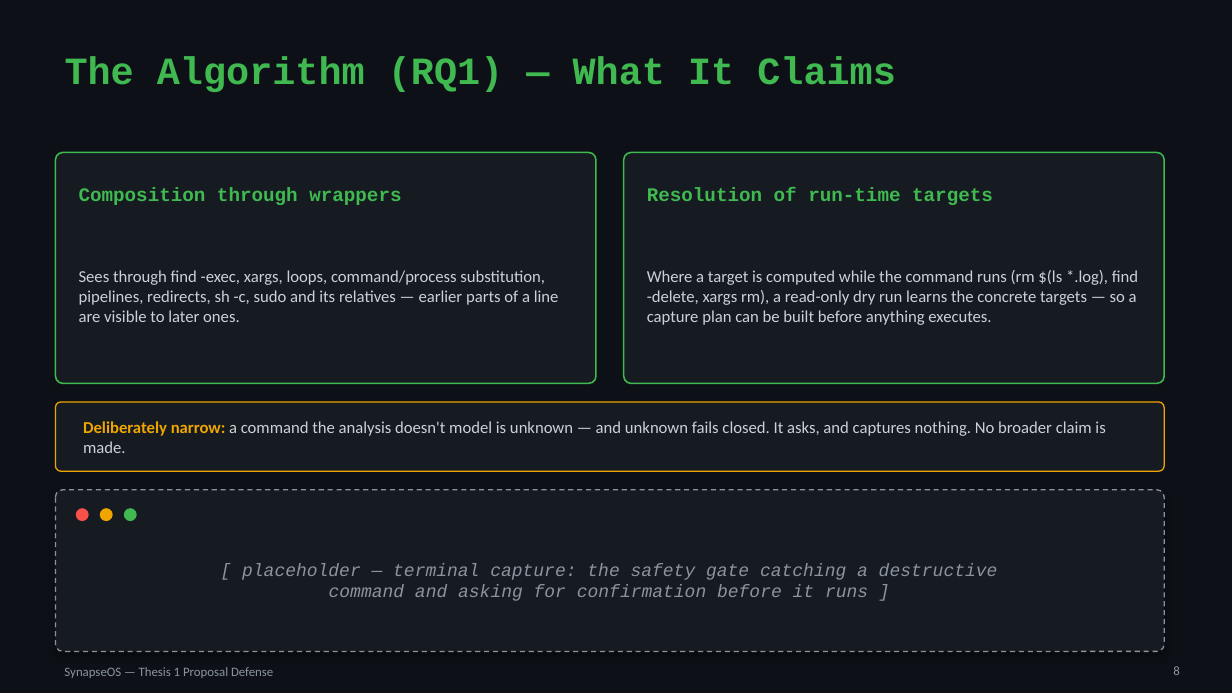
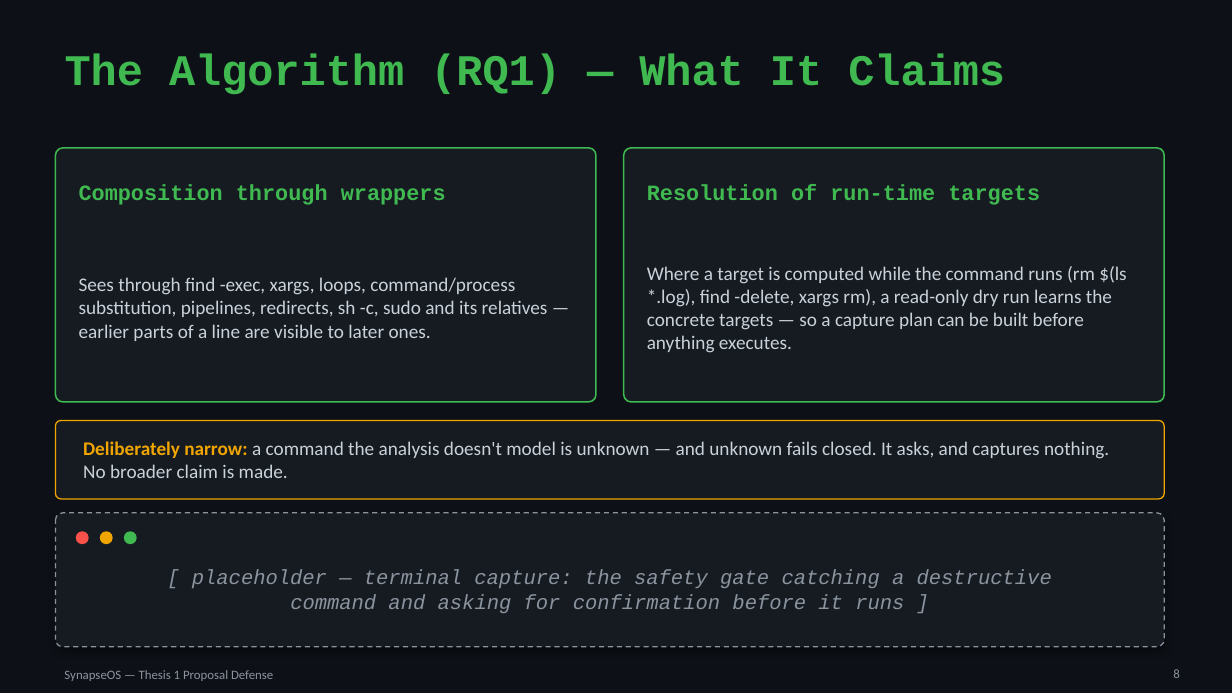
Before and after one commit to willardcsoriano/thesis, a slide deck: slide 8 of thesis 1/defense/SynapseOS_Proposal_Defense.pptx. Drawn at 1232x693 pixels with LibreOffice and Linux fonts; fonts in the diff are those of the drawing. Boxes give left, top, right and bottom in pixels: in the first picture for what was removed or moved away, otherwise in the second. Text is boxed around its words. In the diff, an @@ line names an element or a change of style, - is before the commit and + after.

```diff
--- a/thesis 1/defense/SynapseOS_Proposal_Defense.pptx
+++ b/thesis 1/defense/SynapseOS_Proposal_Defense.pptx
@@ title "The Algorithm (RQ1) — What ..." at bbox=[65, 53, 1005, 94]: size 30 to 34 pt @@
@@ rounded rectangle: place and size @@
-rounded rectangle at bbox=[55, 152, 596, 384]
+rounded rectangle at bbox=[55, 148, 596, 402]
@@ rounded rectangle: place and size @@
-rounded rectangle at bbox=[624, 152, 1165, 384]
+rounded rectangle at bbox=[624, 148, 1165, 402]
@@ text "Composition through wrappers" at bbox=[79, 184, 446, 205]: size 15 to 17 pt @@
@@ text "Resolution of run-time targets" at bbox=[647, 184, 1040, 205]: size 15 to 17 pt @@
@@ proportions changed in 4 elements at bbox=[55, 148, 596, 402], bbox=[624, 148, 1165, 402], bbox=[55, 513, 1165, 647], bbox=[55, 421, 1165, 499] @@
@@ rounded rectangle: place and size @@
-rounded rectangle at bbox=[55, 402, 1165, 471]
+rounded rectangle at bbox=[55, 421, 1165, 499]
@@ size 13 to 15 pt in 3 elements at bbox=[79, 277, 548, 341], bbox=[647, 266, 1126, 353], bbox=[83, 441, 1109, 478] @@
@@ text "Deliberately narrow: a command the ...": place and size @@
-text "Deliberately narrow: a command the ..." at bbox=[83, 421, 1105, 453]
+text "Deliberately narrow: a command the ..." at bbox=[83, 441, 1109, 478]
@@ rounded rectangle: place and size @@
-rounded rectangle at bbox=[55, 490, 1165, 652]
+rounded rectangle at bbox=[55, 513, 1165, 647]
@@ 3 ellipses: place and size @@
-3 ellipses at bbox=[76, 508, 137, 521]
+3 ellipses at bbox=[76, 531, 137, 544]
@@ text "[ placeholder — terminal capture: ...": place and size @@
-text "[ placeholder — terminal capture: ..." at bbox=[242, 563, 998, 601]
+text "[ placeholder — terminal capture: ..." at bbox=[192, 570, 1052, 613]
@@ text "[ placeholder — terminal capture: ..." at bbox=[192, 570, 1052, 613]: size 14 to 16 pt @@
```
Also in this commit, not shown: 14 other slides changed, 2 slides added, 2 other files.
